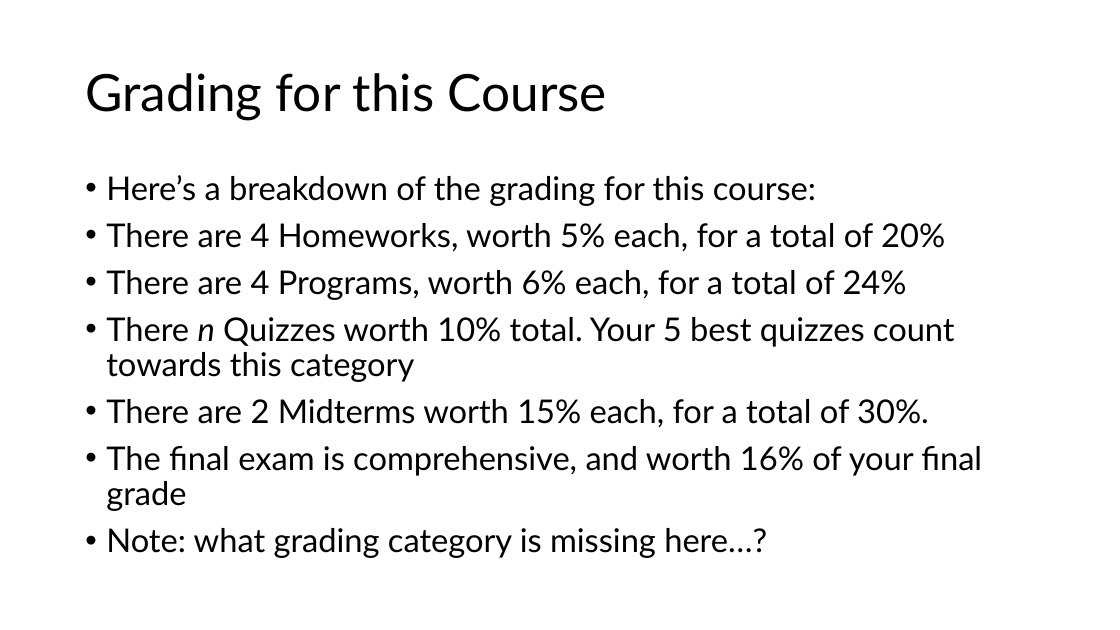
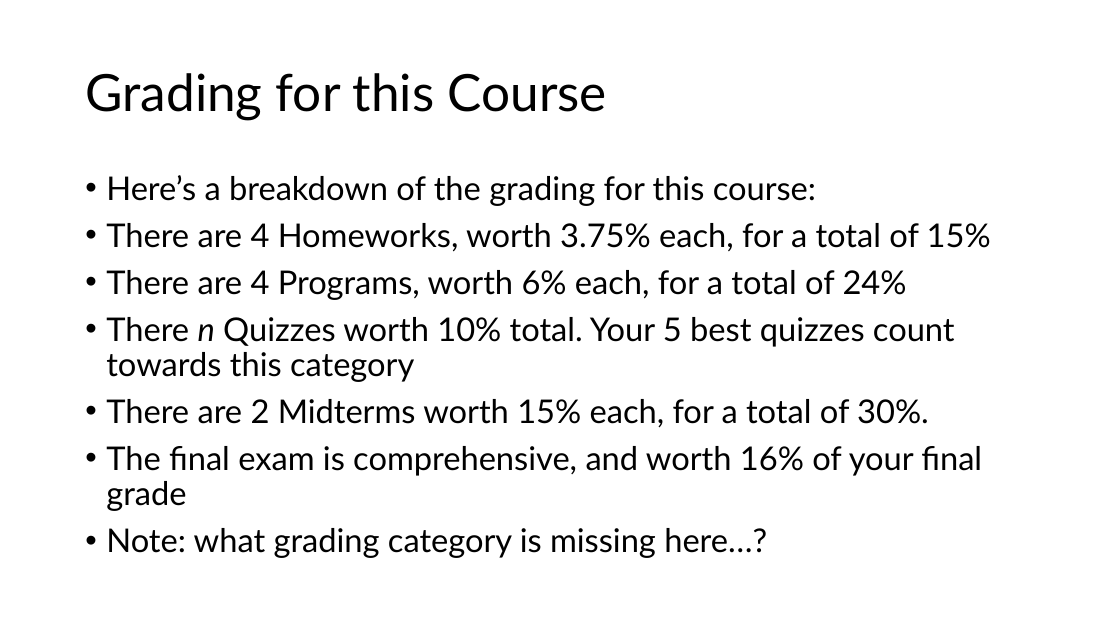
Before and after one commit to professorlynam/csc345, a slide deck: slide 7 of Syllabus Presentation.pptx. Drawn at 1120x630 pixels with LibreOffice and Linux fonts; fonts in the diff are those of the drawing. Boxes give left, top, right and bottom in pixels: in the first picture for what was removed or moved away, otherwise in the second. Text is boxed around its words. In the diff, an @@ line names an element or a change of style, - is before the commit and + after.

```diff
--- a/Syllabus Presentation.pptx
+++ b/Syllabus Presentation.pptx
@@ text at [106,223,991,252]: text changed @@
-• There are 4 Homeworks, worth 5% each, for a total of 20%
+• There are 4 Homeworks, worth 3.75% each, for a total of 15%
```
Also in this commit, not shown: 6 other slides changed, 33 other files.
